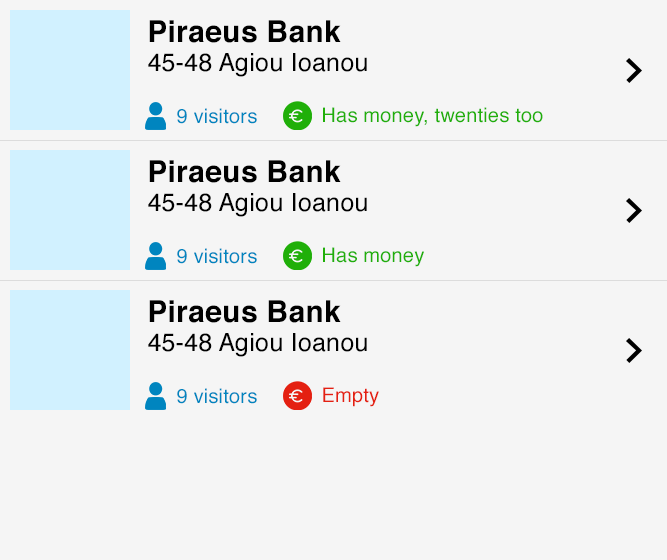
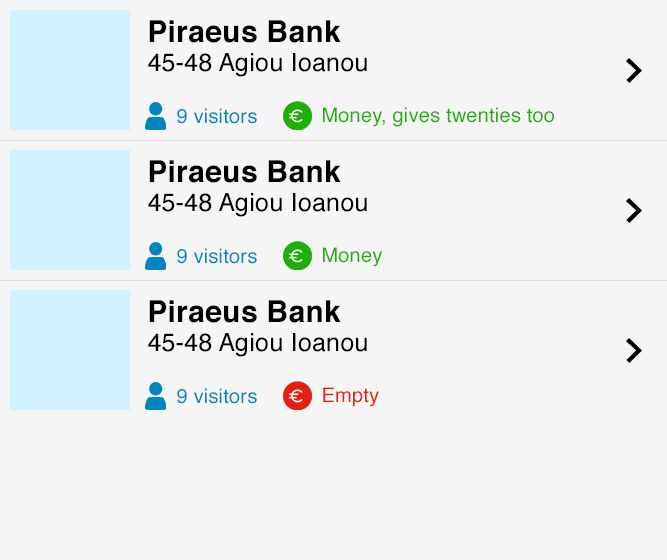
Before/after of a 667x560 layered artwork. What changed in the layer stack:
renamed "Has money, twenties too" to "Money, gives twenties too", painted on it over (324, 107, 554, 127)
renamed "Has money" to "Money", painted on it over (324, 247, 424, 267)
